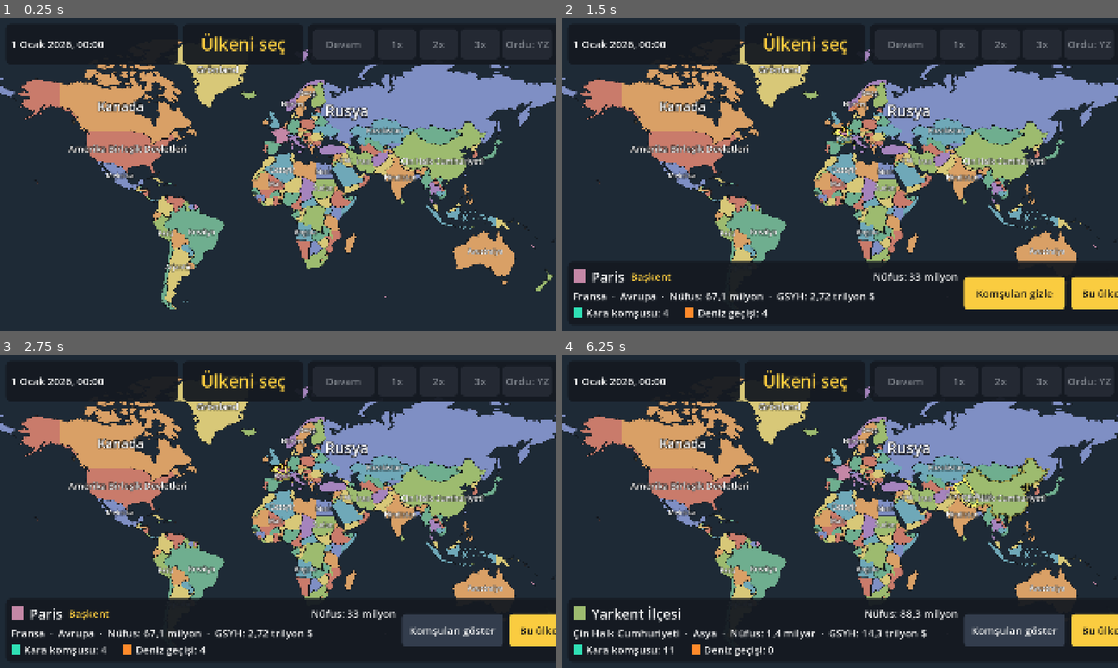
Above: before the commit, frames 1-4 (two rows, left to right).
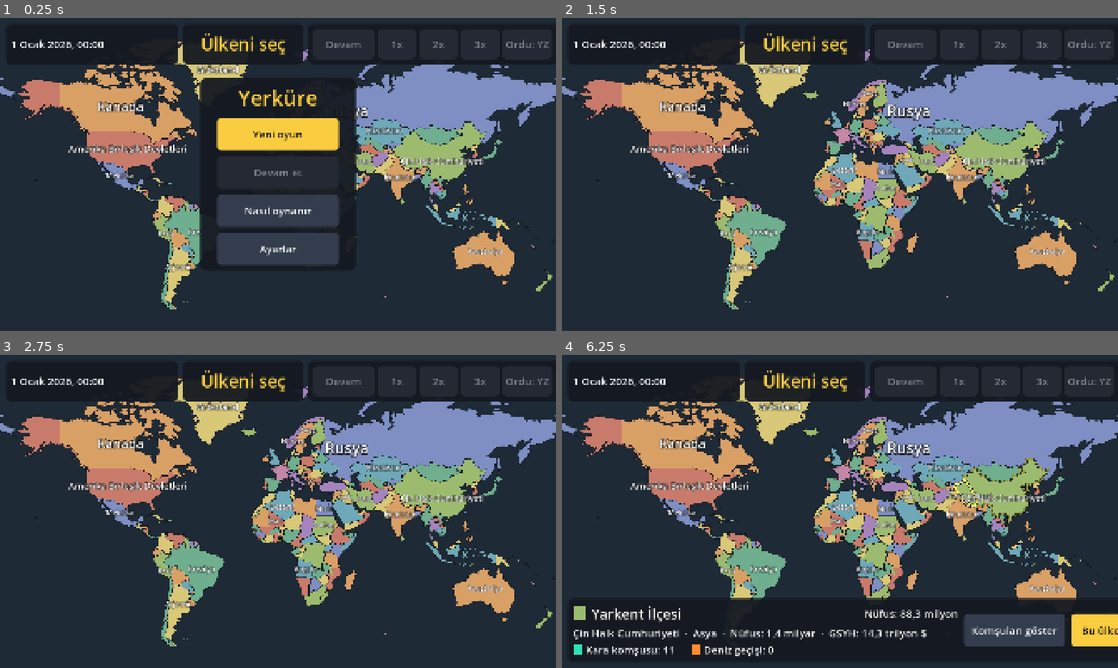
Above: after the commit, the same moments.

Repository: mem1nce/Strategy
Game: Godot game, scene res://scenes/main.tscn
Two runs of this game, one before a commit and one after it. Both use one fixed random seed, a clock stepped at 60 frames per second and the inputs below.
Inputs (mouse positions are in pixels of both pictures, inside the frame that each line leads up to):
- Up to frame 1 (0.25 s): no input
- Up to frame 2 (1.5 s): click (840, 133) at 0.5 s, where only the run after the commit has a clickable "Yeni oyun"; click (1012, 293) at 1.25 s, where only the run before the commit has a clickable "Komşuları göster"
- Up to frame 3 (2.75 s): click (450, 630) at 2 s, where only the run before the commit has a clickable "Komşuları gizle"
- Up to frame 4 (6.25 s): click (1012, 630) at 2.75 s, where only the run before the commit has a clickable "Komşuları göster"; click (1012, 630) at 3.5 s, where only the run before the commit has a clickable "Komşuları gizle"; click (1012, 630) at 4.25 s, where only the run before the commit has a clickable "Komşuları göster"; click (1012, 630) at 5 s, where only the run before the commit has a clickable "Komşuları gizle"; tap Enter at 5.75 s; move the mouse to (962, 495) at 5.77 s; click (962, 495) at 5.92 s

The runs differ from the first frame. In frame 1, 9.0% of the frame differs, in the area x 35-65%, y 19-81%; in frame 2, 5.4%; in frame 3, 3.8%; in frame 4, nothing differs.

Commit message:
Ana menü eklendi: Yeni oyun / Devam et / Nasıl oynanır / Ayarlar
Oyun artık otomatik kayıt yüklemek yerine açılışta bir menüyle
karşılıyor. "Devam et" yalnızca kayıt varken etkin; "Ayarlar"
kaydı silme imkânı sunuyor. KayitYoneticisi.sil() eklendi.

Co-Authored-By: Claude Sonnet 5 <noreply@anthropic.com>

Diff:
--- /dev/null
+++ b/scripts/arayuz/ana_menu.gd
@@ -0,0 +1,196 @@
+class_name AnaMenu
+extends CanvasLayer
+## Açılışta gösterilen ana menü: Yeni oyun, Devam et, Nasıl oynanır, Ayarlar.
+##
+## Oyuncu bir seçim yapana kadar haritanın üstünde durur ve dokunuşu yutar. "Devam et" ve
+## "Ayarlar -> Kaydı sil" yalnızca bir kayıt varken etkindir.
+
+## Oyuncu "Yeni oyun"u onayladığında (varsa eski kayıt zaten silindikten sonra) yayılır.
+signal yeni_oyun_istendi
+## Oyuncu "Devam et"e bastığında yayılır (yalnızca kayıt varken düğme etkindir).
+signal devam_istendi
+
+const BASLIK: String = "Yerküre"
+const DUGME_BOYUTU: Vector2 = Vector2(420.0, 112.0)
+const METIN_GENISLIGI: float = 700.0
+
+const NASIL_OYNANIR_METNI_BICIMI: String = (
+		"Bir bölgeye dokunup \"Bu ülkeyle oyna\" ile ülkeni seç.\n\n" +
+		"Bölgelere dokunarak bilgi al; kendi tümenlerinin olduğu bölgeye dokunup " +
+		"başka bir bölgeye yürüt.\n\n" +
+		"Komşu bir ülkeye savaş ilan edebilir, savaştaki bir ülkeye barış teklif " +
+		"edebilirsin.\n\n" +
+		"Hazinenle başkentinde ya da sınır bölgelerinde tümen ya da fabrika kur.\n\n" +
+		"Amaç: kıtandaki bölgelerin %%%d'ı ya da daha fazlasını ele geçirmek ya da " +
+		"ülkeni teslim olmaktan korumak.")
+
+var _kok: Control = null
+var _kayit_var: bool = false
+var _devam: Button = null
+var _kaydi_sil: Button = null
+var _yeni_oyun_onayi: ConfirmationDialog = null
+var _kaydi_sil_onayi: ConfirmationDialog = null
+var _nasil_oynanir_paneli: CenterContainer = null
+var _ayarlar_paneli: CenterContainer = null
+
+
+func kur() -> void:
+	layer = 10
+
+	_kok = Control.new()
+	_kok.theme = ArayuzTemasi.olustur()
+	_kok.set_anchors_and_offsets_preset(Control.PRESET_FULL_RECT)
+	add_child(_kok)
+
+	var ana_ortalayici: CenterContainer = CenterContainer.new()
+	ana_ortalayici.set_anchors_and_offsets_preset(Control.PRESET_FULL_RECT)
+	_kok.add_child(ana_ortalayici)
+
+	var ana_panel: PanelContainer = PanelContainer.new()
+	ana_ortalayici.add_child(ana_panel)
+	var dikey: VBoxContainer = VBoxContainer.new()
+	dikey.custom_minimum_size = Vector2(DUGME_BOYUTU.x + 80.0, 0.0)
+	dikey.alignment = BoxContainer.ALIGNMENT_CENTER
+	dikey.add_theme_constant_override("separation", 20)
+	ana_panel.add_child(dikey)
+
+	var baslik: Label = Label.new()
+	baslik.text = BASLIK
+	baslik.add_theme_font_size_override("font_size", 72)
+	baslik.add_theme_color_override("font_color", ArayuzTemasi.ETKIN_RENK)
+	baslik.horizontal_alignment = HORIZONTAL_ALIGNMENT_CENTER
+	dikey.add_child(baslik)
+
+	var yeni_oyun: Button = _dugme_ekle(dikey, "Yeni oyun")
+	yeni_oyun.theme_type_variation = ArayuzTemasi.VURGULU_DUGME
+	yeni_oyun.pressed.connect(_yeni_oyun_basildi)
+
+	_devam = _dugme_ekle(dikey, "Devam et")
+	_devam.pressed.connect(func() -> void:
+		_kok.hide()
+		devam_istendi.emit())
+
+	_yeni_oyun_onayi = ConfirmationDialog.new()
+	_yeni_oyun_onayi.dialog_text = "Mevcut kayıt silinip yeni bir oyuna başlanacak. Emin misin?"
+	_yeni_oyun_onayi.confirmed.connect(_yeni_oyun_onaylandi)
+	_kok.add_child(_yeni_oyun_onayi)
+
+	_nasil_oynanir_paneli = _bilgi_paneli_olustur("Nasıl oynanır",
+			NASIL_OYNANIR_METNI_BICIMI % roundi(Oyun.ZAFER_ORANI * 100))
+	var nasil_oynanir: Button = _dugme_ekle(dikey, "Nasıl oynanır")
+	nasil_oynanir.pressed.connect(func() -> void: _nasil_oynanir_paneli.show())
+
+	_ayarlar_paneli = _ayarlar_paneli_olustur()
+	var ayarlar: Button = _dugme_ekle(dikey, "Ayarlar")
+	ayarlar.pressed.connect(func() -> void: _ayarlar_paneli.show())
+
+	_kok.hide()
+
+
+## Menüyü gösterir. `kayit_var`, "Devam et" ve "Kaydı sil" düğmelerinin başlangıç durumunu
+## belirler (main.gd, KayitYoneticisi.kayit_var_mi() ile çağırır).
+func goster(kayit_var: bool) -> void:
+	_kayit_var_ayarla(kayit_var)
+	_kok.show()
+
+
+func _kayit_var_ayarla(kayit_var: bool) -> void:
+	_kayit_var = kayit_var
+	_devam.disabled = not kayit_var
+	_kaydi_sil.disabled = not kayit_var
+
+
+func _dugme_ekle(ebeveyn: Control, metin: String) -> Button:
+	var dugme: Button = Button.new()
+	dugme.text = metin
+	dugme.custom_minimum_size = DUGME_BOYUTU
+	dugme.size_flags_horizontal = Control.SIZE_SHRINK_CENTER
+	dugme.focus_mode = Control.FOCUS_NONE
+	ebeveyn.add_child(dugme)
+	return dugme
+
+
+## Ortalanmış, başlık + kaydırılabilir metin + "Kapat" düğmesinden oluşan, başlangıçta
+## gizli bir bilgi paneli kurar (Nasıl oynanır için kullanılır). Döndürülen CenterContainer
+## göster/gizle için kullanılır (içindeki PanelContainer değil — gizli bir ebeveynin
+## görünür bir çocuğu yine görünmez).
+func _bilgi_paneli_olustur(baslik_metni: String, govde_metni: String) -> CenterContainer:
+	var ortalayici: CenterContainer = CenterContainer.new()
+	ortalayici.set_anchors_and_offsets_preset(Control.PRESET_FULL_RECT)
+	_kok.add_child(ortalayici)
+
+	var panel: PanelContainer = PanelContainer.new()
+	ortalayici.add_child(panel)
+	var dikey: VBoxContainer = VBoxContainer.new()
+	dikey.custom_minimum_size = Vector2(METIN_GENISLIGI, 0.0)
+	dikey.add_theme_constant_override("separation", 20)
+	panel.add_child(dikey)
+
+	var baslik: Label = Label.new()
+	baslik.text = baslik_metni
+	baslik.add_theme_font_size_override("font_size", 56)
+	baslik.horizontal_alignment = HORIZONTAL_ALIGNMENT_CENTER
+	dikey.add_child(baslik)
+
+	var govde: Label = Label.new()
+	govde.text = govde_metni
+	govde.autowrap_mode = TextServer.AUTOWRAP_WORD_SMART
+	dikey.add_child(govde)
+
+	var kapat: Button = _dugme_ekle(dikey, "Kapat")
+	kapat.pressed.connect(func() -> void: ortalayici.hide())
+
+	ortalayici.hide()
+	return ortalayici
+
+
+func _ayarlar_paneli_olustur() -> CenterContainer:
+	var ortalayici: CenterContainer = CenterContainer.new()
+	ortalayici.set_anchors_and_offsets_preset(Control.PRESET_FULL_RECT)
+	_kok.add_child(ortalayici)
+
+	var panel: PanelContainer = PanelContainer.new()
+	ortalayici.add_child(panel)
+	var dikey: VBoxContainer = VBoxContainer.new()
+	dikey.custom_minimum_size = Vector2(DUGME_BOYUTU.x + 80.0, 0.0)
+	dikey.alignment = BoxContainer.ALIGNMENT_CENTER
+	dikey.add_theme_constant_override("separation", 20)
+	panel.add_child(dikey)
+
+	var baslik: Label = Label.new()
+	baslik.text = "Ayarlar"
+	baslik.add_theme_font_size_override("font_size", 56)
+	baslik.horizontal_alignment = HORIZONTAL_ALIGNMENT_CENTER
+	dikey.add_child(baslik)
+
+	_kaydi_sil = _dugme_ekle(dikey, "Kaydı sil")
+	_kaydi_sil.pressed.connect(func() -> void: _kaydi_sil_onayi.popup_centered())
+
+	_kaydi_sil_onayi = ConfirmationDialog.new()
+	_kaydi_sil_onayi.dialog_text = "Kayıtlı oyun silinecek. Emin misin?"
+	_kaydi_sil_onayi.confirmed.connect(_kaydi_silindi)
+	panel.add_child(_kaydi_sil_onayi)
+
+	var kapat: Button = _dugme_ekle(dikey, "Kapat")
+	kapat.pressed.connect(func() -> void: ortalayici.hide())
+
+	ortalayici.hide()
+	return ortalayici
+
+
+func _yeni_oyun_basildi() -> void:
+	if _kayit_var:
+		_yeni_oyun_onayi.popup_centered()
+	else:
+		_yeni_oyun_onaylandi()
+
+
+func _yeni_oyun_onaylandi() -> void:
+	KayitYoneticisi.sil()
+	_kok.hide()
+	yeni_oyun_istendi.emit()
+
+
+func _kaydi_silindi() -> void:
+	KayitYoneticisi.sil()
+	_kayit_var_ayarla(false)
--- a/scripts/main.gd
+++ b/scripts/main.gd
@@ -19,6 +19,9 @@
 var _harita: HaritaGorunumu = null
 var _kamera: HaritaKamerasi = null
 var _arayuz: Arayuz = null
+var _ana_menu: AnaMenu = null
+## Açılışta bulunan kayıt (varsa); "Devam et" seçilince uygulanır (bkz. _devam_secildi).
+var _bekleyen_kayit: Dictionary = {}
 ## Birlik kartı açıkken, kartta gösterilen (ve bir sonraki hedef seçiminde yürütülecek)
 ## tümenler; seçim yoksa boştur. "Yarısını ayır" bu listeyi küçültebilir.
 var _secili_birlikler: Array[Birlik] = []
@@ -30,9 +33,7 @@
 		push_error("Dünya verisi yüklenemedi; oyun başlatılamıyor.")
 		return
 	_oyun = Oyun.new(dunya)
-	var kayit: Dictionary = KayitYoneticisi.yukle()
-	if not kayit.is_empty():
-		_oyun.kayittan_yukle(kayit["oyun_verisi"])
+	_bekleyen_kayit = KayitYoneticisi.yukle()
 	_oyun.oyuncu_secildi.connect(_oyuncu_secildi)
 	_oyun.birlikler_degisti.connect(_birlikler_degisti)
 	_oyun.hazine_degisti.connect(_hazine_degisti)
@@ -67,10 +68,13 @@
 	_arayuz.yz_yonetimi_degisti.connect(func(acik: bool) -> void: _oyun.yz_oyuncuyu_yonetsin = acik)
 	_arayuz.siralama_istendi.connect(func() -> void: _arayuz.siralamayi_goster(_oyun.guc_siralamasi(), _oyun.oyuncu_ulkesi))
 
-	if not kayit.is_empty() and _oyun.oyuncu_secildi_mi():
-		_oyuncu_secildi(_oyun.oyuncu_ulkesi)
-		Zaman.durumu_uygula(kayit["zaman_durumu"])
-		_arayuz.yz_yonetimini_goster(_oyun.yz_oyuncuyu_yonetsin)
+	_ana_menu = AnaMenu.new()
+	_ana_menu.name = "AnaMenu"
+	add_child(_ana_menu)
+	_ana_menu.kur()
+	_ana_menu.yeni_oyun_istendi.connect(_yeni_oyun_secildi)
+	_ana_menu.devam_istendi.connect(_devam_secildi)
+	_ana_menu.goster(not _bekleyen_kayit.is_empty())
 
 	print("Dünya yüklendi: %d ülke, %d bölge, %d çokgen, üçgenlenemeyen %d." % [
 		dunya.ulke_listesi.size(), dunya.bolge_listesi.size(), dunya.cokgenler.size(),
@@ -90,6 +94,21 @@
 func _otomatik_kaydet() -> void:
 	if _oyun != null and _oyun.oyuncu_secildi_mi():
 		KayitYoneticisi.kaydet(_oyun, Zaman.durumu_al())
+
+
+## Ana menüde "Yeni oyun" onaylandı (AnaMenu eski kaydı zaten sildi). _oyun ve dünya hiç
+## kayıt uygulanmadan taze kurulmuştu; yapacak başka bir şey yok, oyuncu normal "Ülkeni
+## seç" akışıyla karşılaşır.
+func _yeni_oyun_secildi() -> void:
+	pass
+
+
+## Ana menüde "Devam et" seçildi: açılışta okunan kaydı şimdi uygular.
+func _devam_secildi() -> void:
+	_oyun.kayittan_yukle(_bekleyen_kayit["oyun_verisi"])
+	_oyuncu_secildi(_oyun.oyuncu_ulkesi)
+	Zaman.durumu_uygula(_bekleyen_kayit["zaman_durumu"])
+	_arayuz.yz_yonetimini_goster(_oyun.yz_oyuncuyu_yonetsin)
 
 
 ## Kamera her kaydığında ya da yakınlaştığında haritaya yeni görünümü bildirir.
--- a/scripts/sim/kayit_yoneticisi.gd
+++ b/scripts/sim/kayit_yoneticisi.gd
@@ -11,6 +11,13 @@
 
 static func kayit_var_mi() -> bool:
 	return FileAccess.file_exists(KAYIT_DOSYASI)
+
+
+## Kayıt dosyasını siler (yoksa bir şey yapmaz). Ana menüdeki "Yeni oyun" ve "Ayarlar ->
+## Kaydı sil" tarafından kullanılır.
+static func sil() -> void:
+	if kayit_var_mi():
+		DirAccess.remove_absolute(KAYIT_DOSYASI)
 
 
 ## `zaman_durumu`, Zaman.durumu_al()'ın döndürdüğü sözlüktür; KayitYoneticisi Zaman
--- a/tests/sim/kayit_testi.gd
+++ b/tests/sim/kayit_testi.gd
@@ -174,3 +174,23 @@
 	if not sonuc:
 		return "Sürümü uyuşmayan kayıt yok sayılmalı (boş sözlük dönmeli)."
 	return ""
+
+
+func sina_sil_kaydi_kaldirir() -> String:
+	_kayit_dosyasini_sil()
+	var oyun: Oyun = _kurulu_oyun()
+	oyun.oyuncuyu_sec("TUR")
+	KayitYoneticisi.kaydet(oyun, {})
+	if not KayitYoneticisi.kayit_var_mi():
+		return "Sınama kurulamadı: kayıt yazılamadı."
+
+	KayitYoneticisi.sil()
+	if KayitYoneticisi.kayit_var_mi():
+		return "sil()'den sonra kayit_var_mi() false dönmeli."
+	return ""
+
+
+func sina_sil_kayit_yokken_hata_vermez() -> String:
+	_kayit_dosyasini_sil()
+	KayitYoneticisi.sil()
+	return ""
Not shown, added: scripts/arayuz/ana_menu.gd.uid
Not shown, changed: DEVAM.md
Not shown, changed: TASARIM.md
